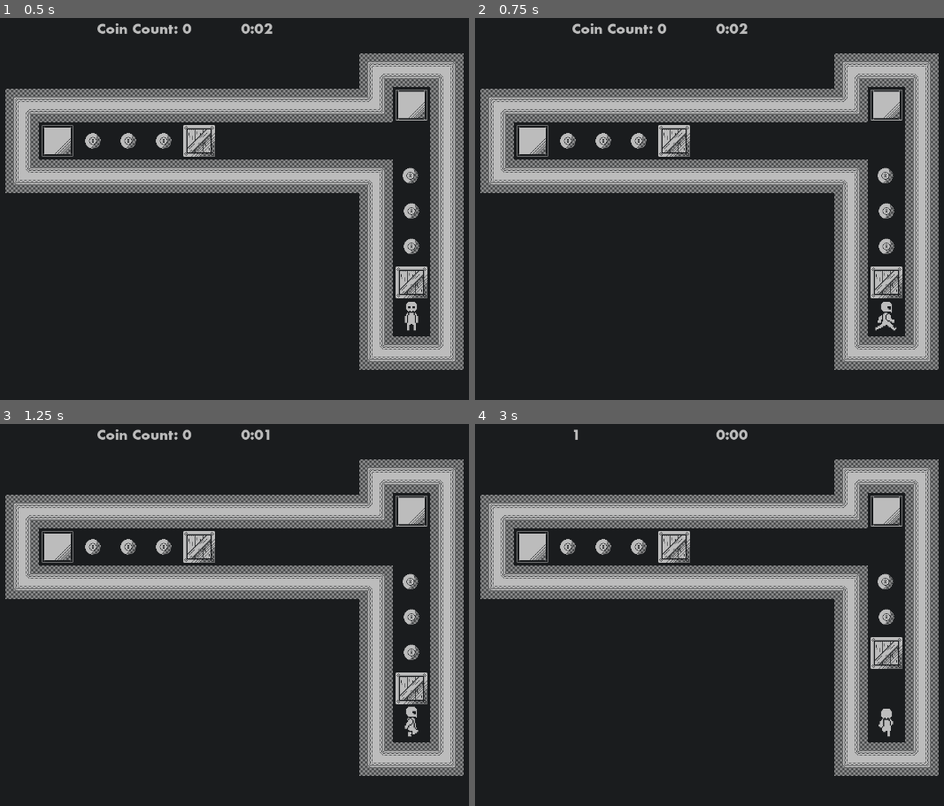
Above: before the commit, frames 1-4 (two rows, left to right).
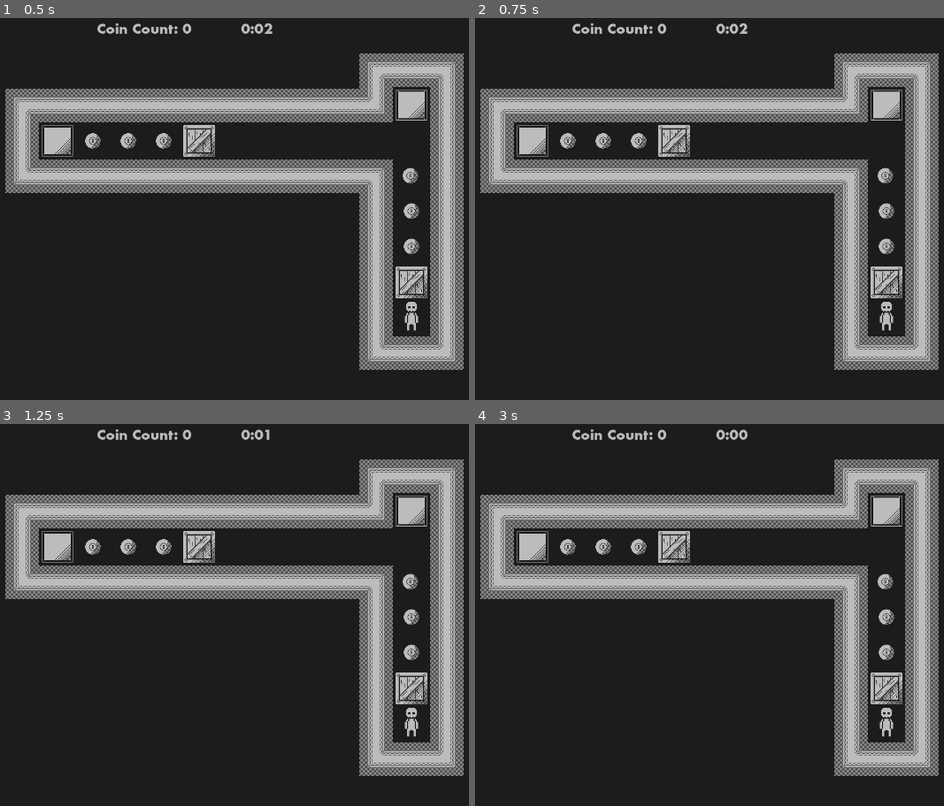
Above: after the commit, the same moments.

Repository: ParryTotato/1BitJam2025
Game: Godot game, scene res://Scenes/Main/main.tscn
The game is run twice, just before and just after one commit, with the same random seed, the same clock (stepped at 60 frames per second) and the same inputs.
Inputs:
- Up to frame 1 (0.5 s): no input
- Up to frame 2 (0.75 s): tap Enter (ui_accept) at 0.5 s; hold Right (ui_right) from 0.53 s (still down); tap T (translocate) at 0.6 s
- Up to frame 3 (1.25 s): keep holding Right (ui_right); tap Enter (ui_accept) at 0.77 s
- Up to frame 4 (3 s): release Right (ui_right) at 1.28 s; hold Down (ui_down) 1.28-2.03 s; tap T (translocate) at 1.35, 2.1, 2.85 s; tap Enter (ui_accept) at 1.52 s; hold Right (ui_right) 2.03-2.78 s; hold Up (ui_up) from 2.78 s (still down)

Frame 1 is identical in both runs. In frame 2, less than 0.1% of the frame differs, in the area x 85-90%, y 75-82%; in frame 3, 0.1%; in frame 4, 1.3%, in the area x 20-92%, y 1-82%.

Commit message:
temp player change: starts with physics_proc FALSE

Diff:
--- a/Scenes/BaseLevel/base_level.tscn
+++ b/Scenes/BaseLevel/base_level.tscn
@@ -23,6 +23,3 @@
 
 [node name="Box" parent="." instance=ExtResource("4_ytws3")]
 position = Vector2(96, 32)
-
-[node name="Spawn" type="Marker2D" parent="."]
-position = Vector2(288, 32)
--- a/Scenes/Levels/Level_1.tscn
+++ b/Scenes/Levels/Level_1.tscn
@@ -40,6 +40,3 @@
 
 [node name="Box2" parent="." index="10" instance=ExtResource("4_iyh3f")]
 position = Vector2(544, 224)
-
-[node name="Spawn" parent="." index="11"]
-position = Vector2(928, 545)
--- a/Scenes/Levels/level_2.tscn
+++ b/Scenes/Levels/level_2.tscn
@@ -9,13 +9,10 @@
 position = Vector2(543, 287)
 
 [node name="Coin" parent="." index="1"]
-position = Vector2(479, 287)
+position = Vector2(288, 288)
 
 [node name="Player" parent="." index="2"]
 position = Vector2(351, 287)
 
 [node name="Box" parent="." index="3"]
-position = Vector2(415, 287)
-
-[node name="Spawn" parent="." index="4"]
-position = Vector2(607, 287)
+position = Vector2(416, 176)
--- a/Scenes/Player/Scripts/player.gd
+++ b/Scenes/Player/Scripts/player.gd
@@ -18,6 +18,7 @@
 const TRANSLOCATOR_SCENE = preload("res://Scenes/Translocator/translocator.tscn")
 
 func _ready():
+	set_physics_process(false)
 	starting_position = position
 	reset_player()
 	#TODO: Apply player upgrades
@@ -27,7 +28,7 @@
 	Messenger.upgrades_refunded.connect(_on_upgrades_refunded)
 	Messenger.timer_duration_ended.connect(_on_timer_duration_ended)
 	Messenger.game_continued.connect(_on_game_continued)
-	#Messenger.level_completed.connect
+
 
 func _physics_process(_delta):
 	if is_moving or is_pushing:
